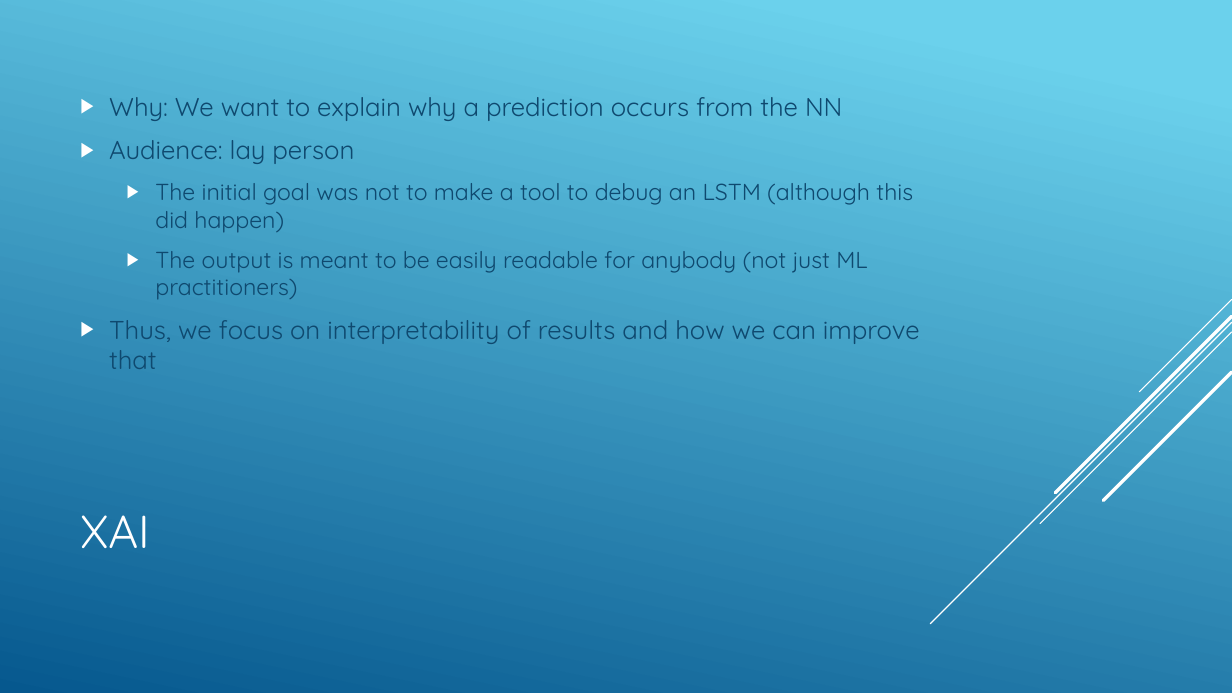
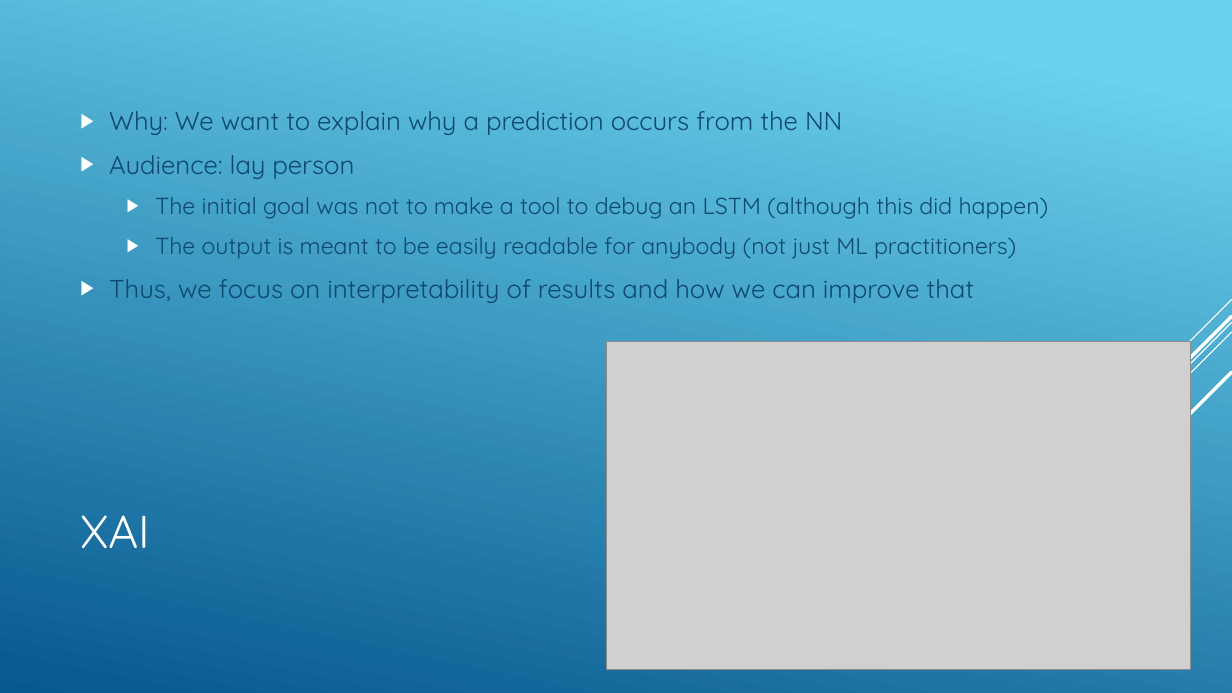
Before and after one commit to MJC598/Weather_Explainer, a slide deck: slide 5 of presentation/presentation.pptx. Drawn at 1232x693 pixels with LibreOffice and Linux fonts; fonts in the diff are those of the drawing; grey boxes stand for pictures. Boxes give left, top, right and bottom in pixels: in the first picture for what was removed or moved away, otherwise in the second. Text is boxed around its words. In the diff, an @@ line names an element or a change of style, - is before the commit and + after.

```diff
--- a/presentation/presentation.pptx
+++ b/presentation/presentation.pptx
@@ text "Why: We want to explain ..." rewrapped from [109,97,920,369] to [109,111,1049,303] @@
@@ picture added at [607,341,1191,670] @@
```
Also in this commit, not shown: 5 other slides changed, 1 other file.
